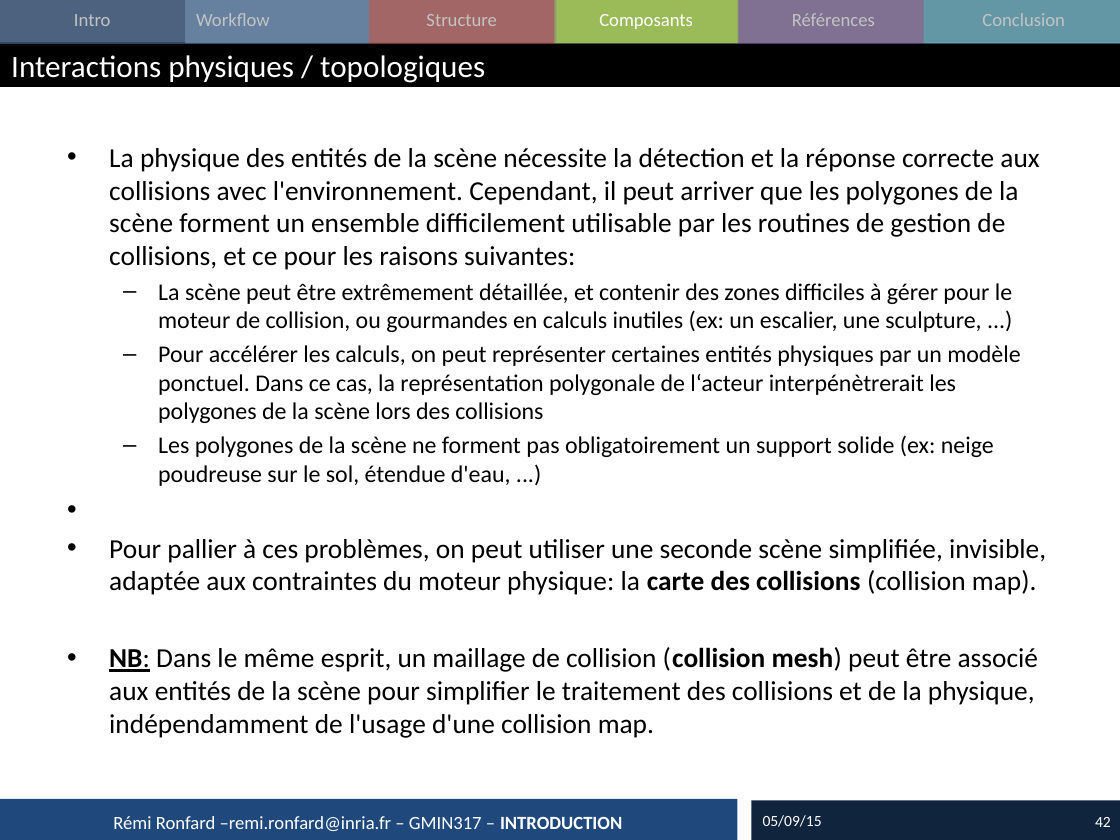
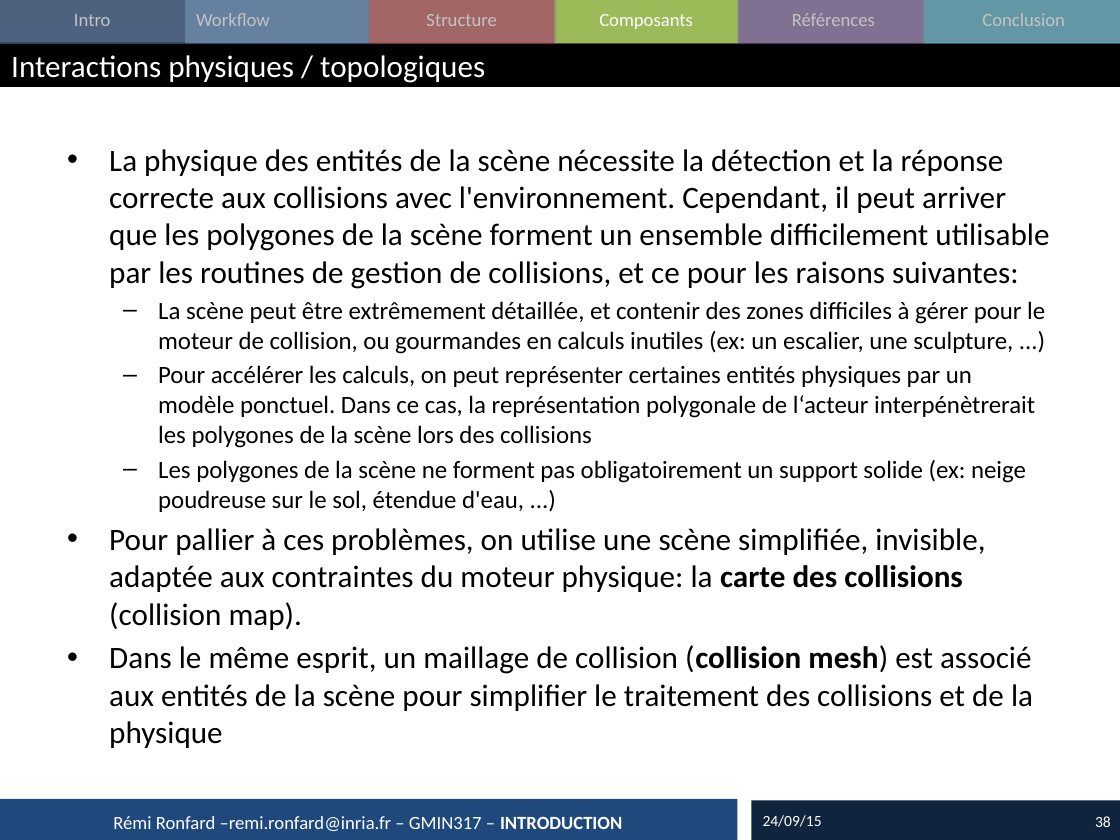
Before and after one commit to imagina-gmin317/imagina-gmin317-2015, a slide deck: slide 38 of cours/2015_02_GameEngine.pptx (slide 42 before the commit). Drawn at 1120x840 pixels with LibreOffice and Linux fonts; fonts in the diff are those of the drawing. Boxes give left, top, right and bottom in pixels: in the first picture for what was removed or moved away, otherwise in the second. Text is boxed around its words. In the diff, an @@ line names an element or a change of style, - is before the commit and + after.

```diff
--- a/cours/2015_02_GameEngine.pptx
+++ b/cours/2015_02_GameEngine.pptx
@@ text at (109,149,1049,512): size 17.6 to 20 pt in "La physique des entités de la scène ..."; size 15.4 to 16 pt in "La scène peut être extrêmement détaillée, et ...", "Pour accélérer les calculs, on peut représenter ...", "Les polygones de la scène ne forment ..." @@
@@ text at (109,528,1033,748): text changed; size 17.6 to 20 pt @@
-• Pour pallier à ces problèmes, on peut utiliser une seconde scène simplifiée, invisible, adaptée aux contraintes du moteur physique: la carte des collisions (collision map).
-• NB: Dans le même esprit, un maillage de collision (collision mesh) peut être associé aux entités de la scène pour simplifier le traitement des collisions et de la physique, indépendamment de l'usage d'une collision map.
+• Pour pallier à ces problèmes, on utilise une scène simplifiée, invisible, adaptée aux contraintes du moteur physique: la carte des collisions (collision map).
+• Dans le même esprit, un maillage de collision (collision mesh) est associé aux entités de la scène pour simplifier le traitement des collisions et de la physique
@@ text at (763,815,822,827): text changed @@
-05/09/15
+24/09/15
@@ page number at (1095,816,1111,827): text changed @@
-42
+38
```
Also in this commit, not shown: 45 other slides changed, 4 slides removed, 25 other files.
